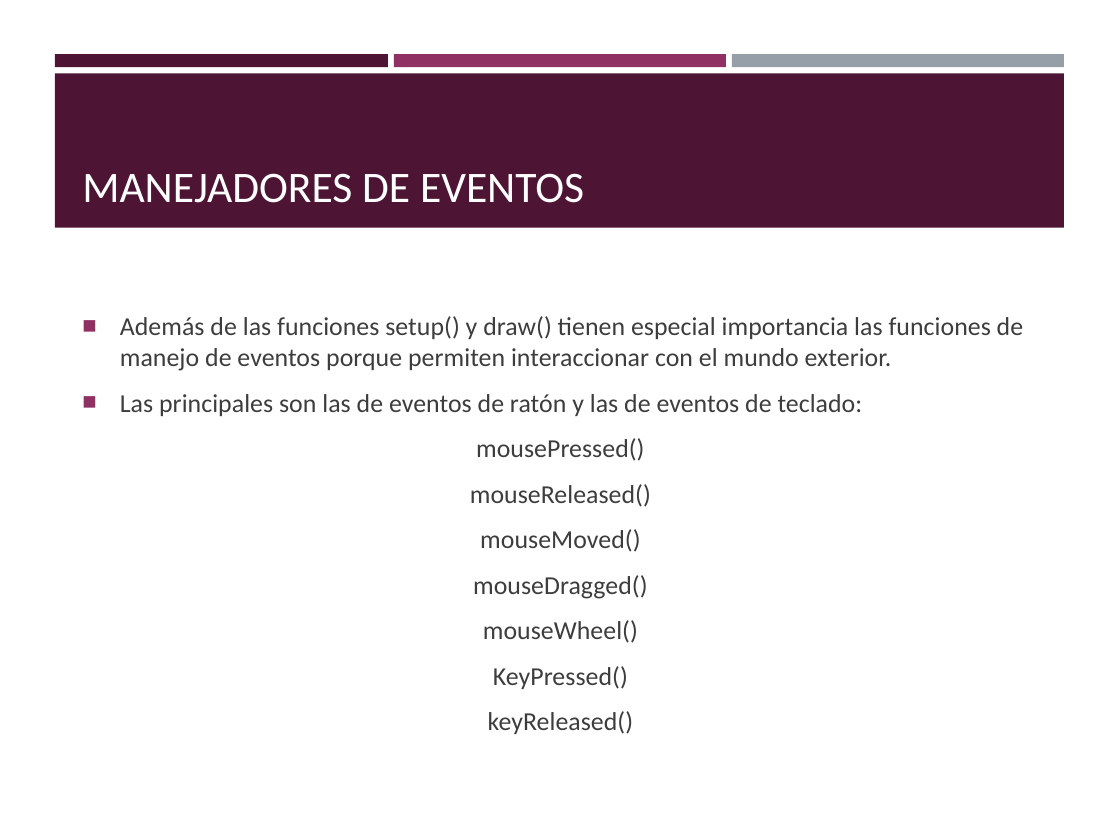
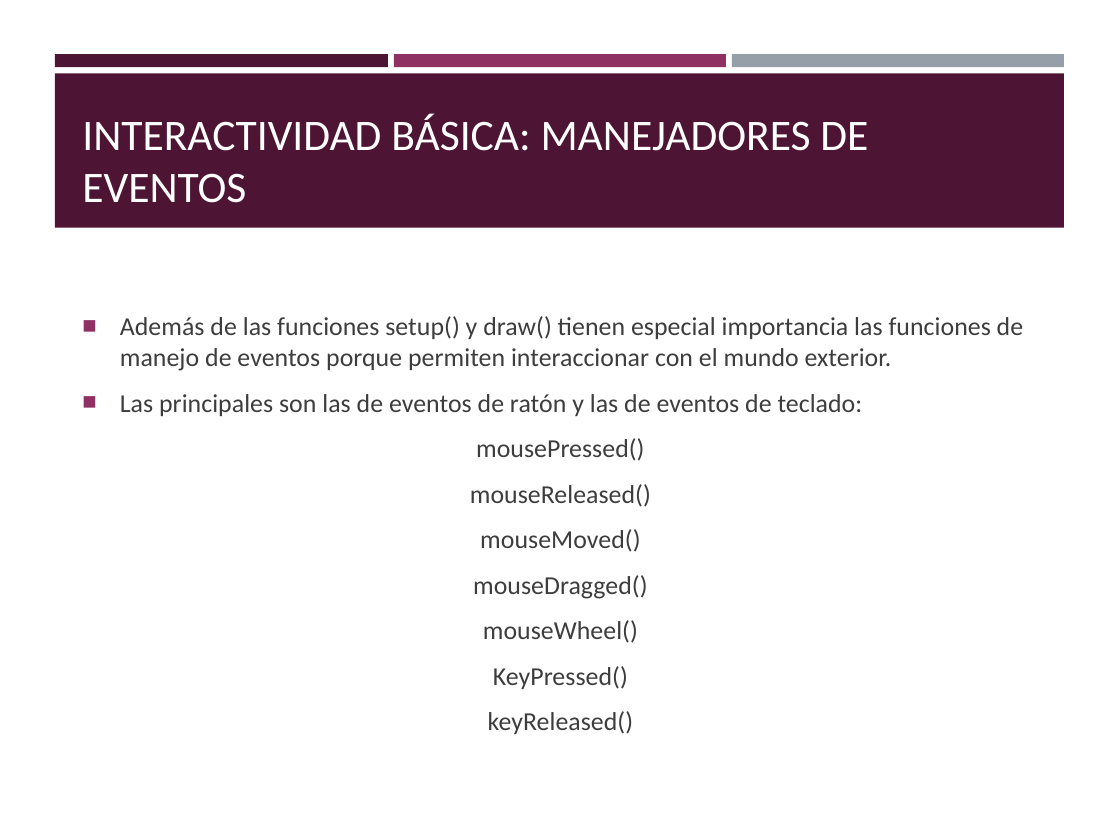
Before and after one commit to Avidabits/electroartistas, a slide deck: slide 10 of TallerProcessing/Introducción mínima a Processing.pptx. Drawn at 1120x840 pixels with LibreOffice and Linux fonts; fonts in the diff are those of the drawing. Boxes give left, top, right and bottom in pixels: in the first picture for what was removed or moved away, otherwise in the second. Text is boxed around its words. In the diff, an @@ line names an element or a change of style, - is before the commit and + after.

```diff
--- a/TallerProcessing/Introducción mínima a Processing.pptx
+++ b/TallerProcessing/Introducción mínima a Processing.pptx
@@ title at [82, 114, 868, 203]: text changed @@
-MANEJADORES DE EVENTOS
+INTERACTIVIDAD BÁSICA: MANEJADORES DE EVENTOS
```
Also in this commit, not shown: 8 other slides changed, 5 slides added, 4 other files.
